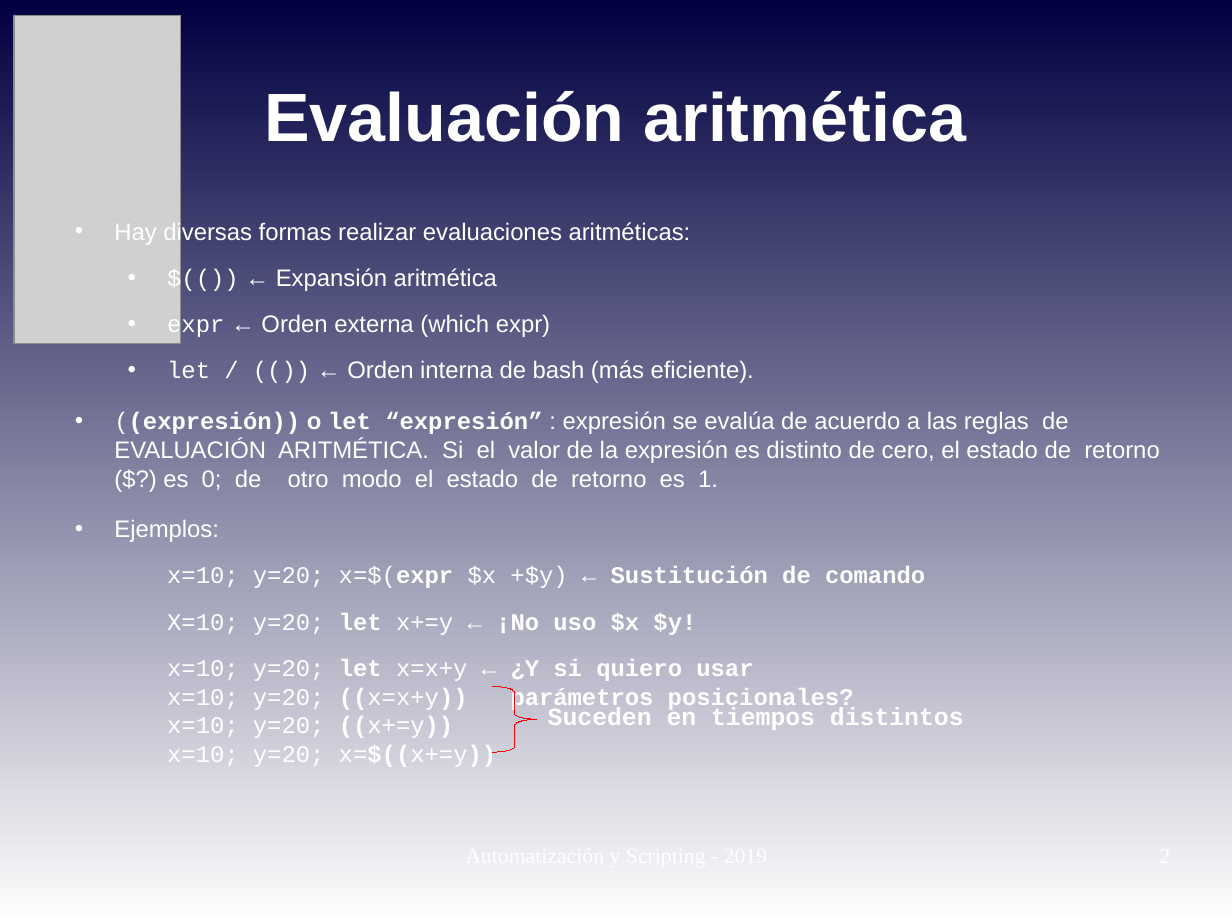
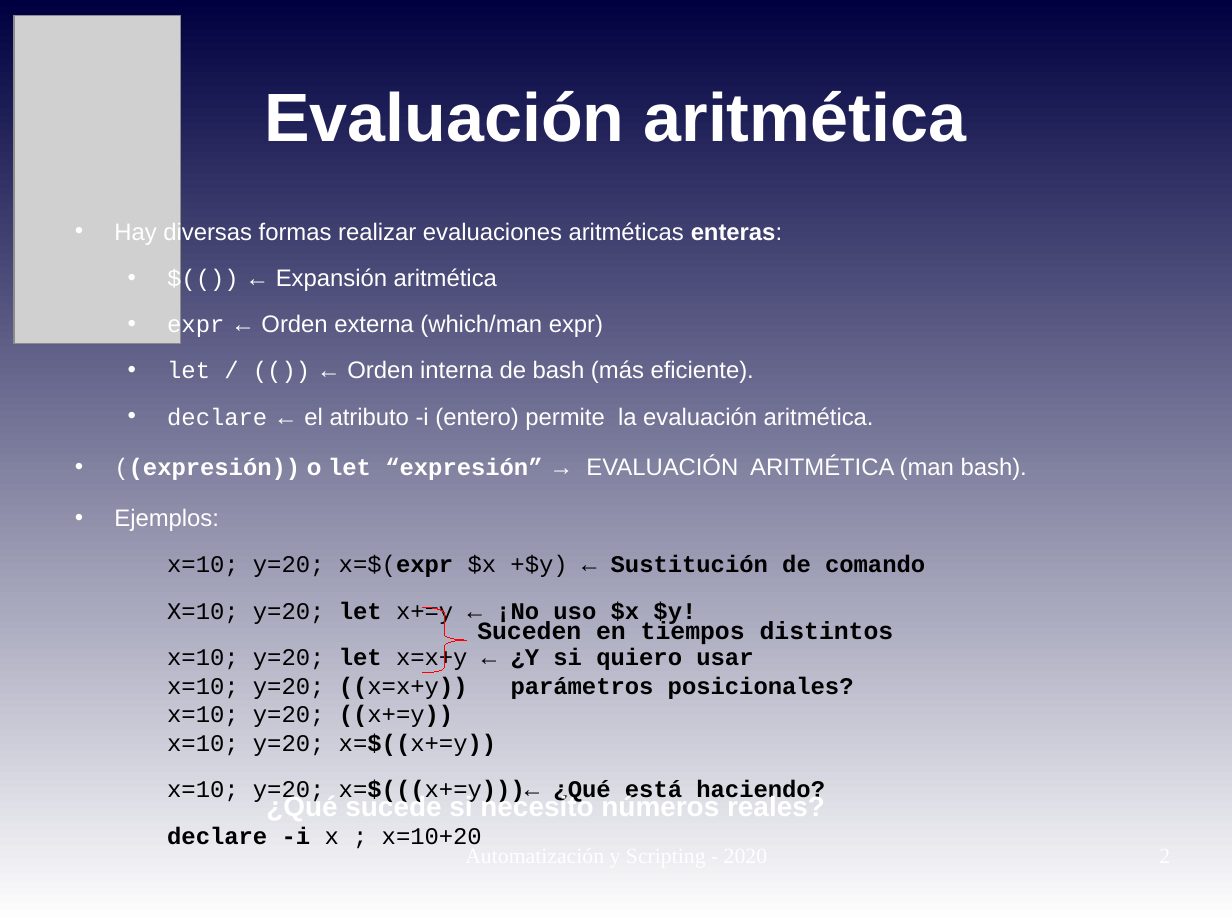
Before and after one commit to niniadcobre/-AutoyScripting, a slide deck: slide 2 of clases/AYS_clase06.odp. Drawn at 1232x924 pixels with LibreOffice and Linux fonts; fonts in the diff are those of the drawing; grey boxes stand for pictures. Boxes give left, top, right and bottom in pixels: in the first picture for what was removed or moved away, otherwise in the second. Text is boxed around its words. In the diff, an @@ line names an element or a change of style, - is before the commit and + after.

```diff
--- a/clases/AYS_clase06.odp
+++ b/clases/AYS_clase06.odp
@@ text at [114, 220, 782, 245]: text changed @@
-• Hay diversas formas realizar evaluaciones aritméticas:
+• Hay diversas formas realizar evaluaciones aritméticas enteras:
@@ text at [167, 314, 603, 340]: text changed @@
-  • expr ← Orden externa (which expr)
+  • expr ← Orden externa (which/man expr)
@@ text at [114, 407, 1027, 480]: text changed @@
-• ((expresión)) o let “expresión” : expresión se evalúa de acuerdo a las reglas de EVALUACIÓN ARITMÉTICA. Si el valor de la expresión es distinto de cero, el estado de retorno ($?) es 0; de otro modo el estado de retorno es 1.
+  • declare ← el atributo -i (entero) permite la evaluación aritmética.
+• ((expresión)) o let “expresión” → EVALUACIÓN ARITMÉTICA (man bash).
@@ text at [167, 555, 925, 756]: text colour #FFFFFF to #000000 in "x=10; y=20; x=$(expr $x +$y) ← Sustitución ...", "X=10; y=20; let x+=y ← ¡No uso ...", "x=10; y=20; let x=x+y ← ¿Y si ..." @@
@@ freeform shape: place and size @@
-freeform shape at [493, 686, 537, 752]
+freeform shape at [423, 607, 466, 673]
@@ text "Suceden en tiempos distintos": place and size @@
-text "Suceden en tiempos distintos" at [548, 707, 964, 730]
+text "Suceden en tiempos distintos" at [477, 621, 894, 644]
@@ text "Suceden en tiempos distintos" at [477, 621, 894, 644]: text colour #FFFFFF to #000000 @@
@@ text at [167, 780, 825, 845]: paragraphs added @@
+  x=10; y=20; x=$(((x+=y)))← ¿Qué está haciendo?
+  declare -i x ; x=10+20
@@ text added at [266, 794, 825, 802], 18 pt, text #FFFFFF, bold @@
+¿Qué sucede si necesito números reales?
@@ text added at [465, 844, 604, 868], 14 pt, text #FFFFFF @@
+Automatización y Scripting - 2020
```
Also in this commit, not shown: 5 other slides changed, 1 slide added, 7 other files.
